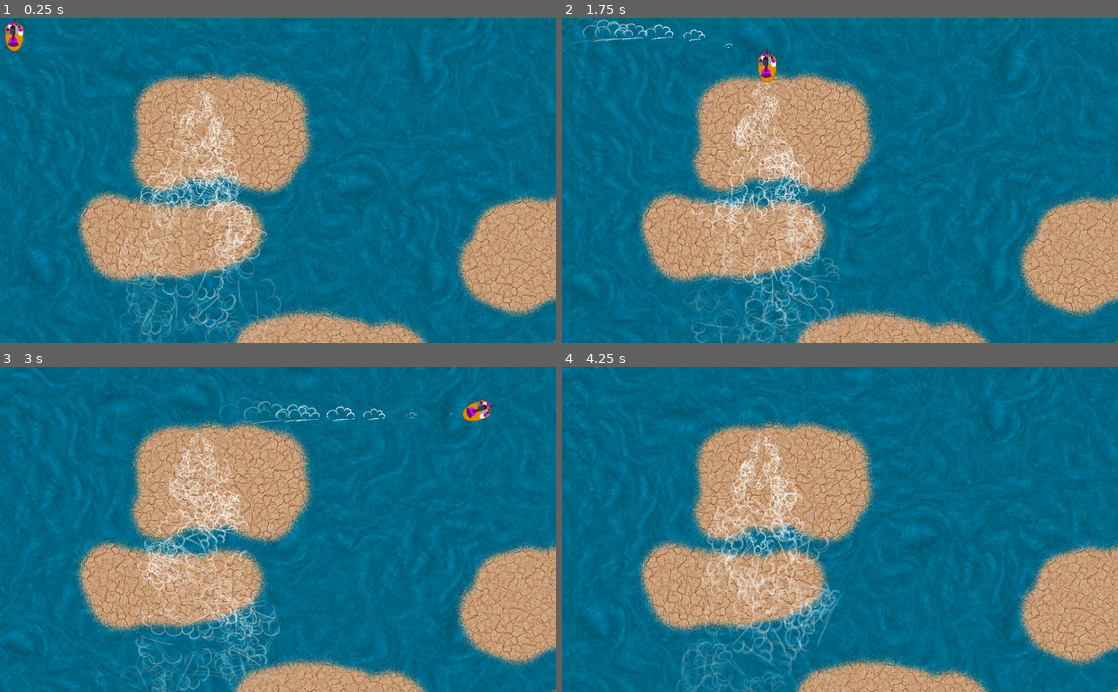
Above: before the commit, frames 1-4 (two rows, left to right).
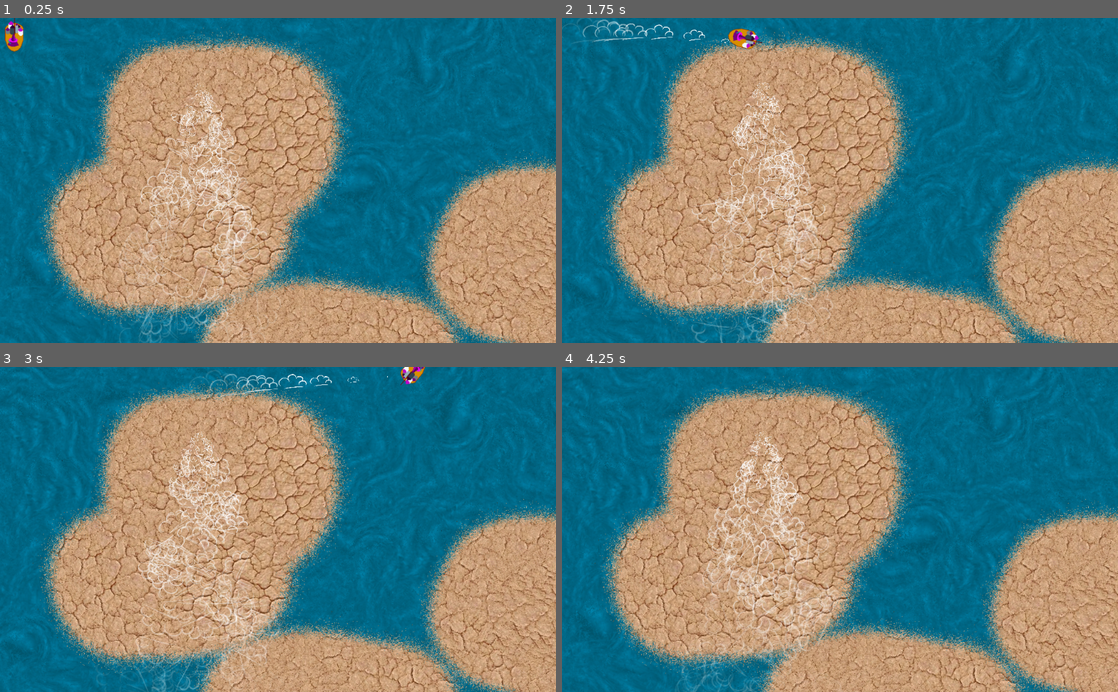
Above: after the commit, the same moments.

Repository: derhannesb/mergicians
Game: Godot game, scene res://scenes/main.tscn
The game is run twice, just before and just after one commit, with the same random seed, the same clock (stepped at 60 frames per second) and the same inputs.
Inputs:
- Up to frame 1 (0.25 s): no input
- Up to frame 2 (1.75 s): hold D (right) 0.53-1.28 s; hold S (down) from 1.28 s (still down)
- Up to frame 3 (3 s): release S (down) at 2.03 s; hold D (right) 2.03-2.78 s; hold W (up) from 2.78 s (still down)
- Up to frame 4 (4.25 s): release W (up) at 3.53 s; hold A (left) from 3.53 s (still down)

The runs differ from the first frame. In frame 1, 39% of the frame differs, in the area x 5-100%, y 2-100%; in frame 2, 39%; in frame 3, 39%, in the area x 5-100%, y 0-100%; in frame 4, 39%.

Commit message:
fix island scale

Diff:
--- a/scenes/IslandPart.tscn
+++ b/scenes/IslandPart.tscn
@@ -7,9 +7,9 @@
 [sub_resource type="CircleShape2D" id=1]
 
 custom_solver_bias = 0.0
-radius = 50.0
+radius = 100.0
 
-[node name="IslandPart" type="StaticBody2D"]
+[node name="IslandPart" type="StaticBody2D" index="0"]
 
 position = Vector2( 373.713, 320.776 )
 input_pickable = false
@@ -23,18 +23,18 @@
 [node name="CollisionShape2D" type="CollisionShape2D" parent="." index="0"]
 
 shape = SubResource( 1 )
+_sections_unfolded = [ "Transform" ]
 
 [node name="landscape-rocks" type="Sprite" parent="." index="1"]
 
 visible = false
 position = Vector2( 0.88266, -2.19424 )
-scale = Vector2( 0.5, 0.5 )
 texture = ExtResource( 1 )
+_sections_unfolded = [ "Transform" ]
 
 [node name="landscape-clay" type="Sprite" parent="." index="2"]
 
 position = Vector2( 0.300842, 0.230286 )
-scale = Vector2( 0.5, 0.5 )
 texture = ExtResource( 2 )
 _sections_unfolded = [ "Transform" ]
 
Not shown: 7 places in scenes/main.tscn that only renumber resources
